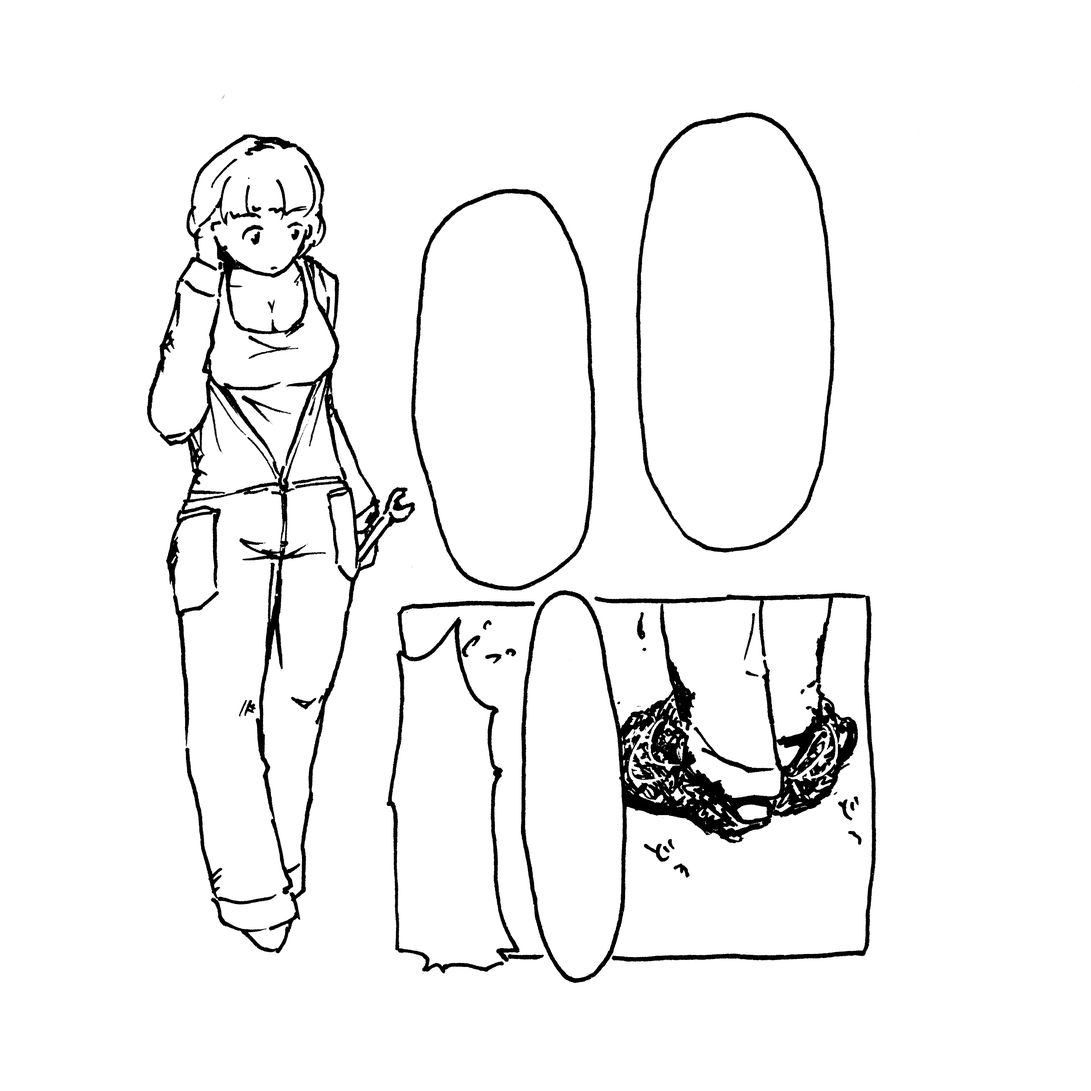
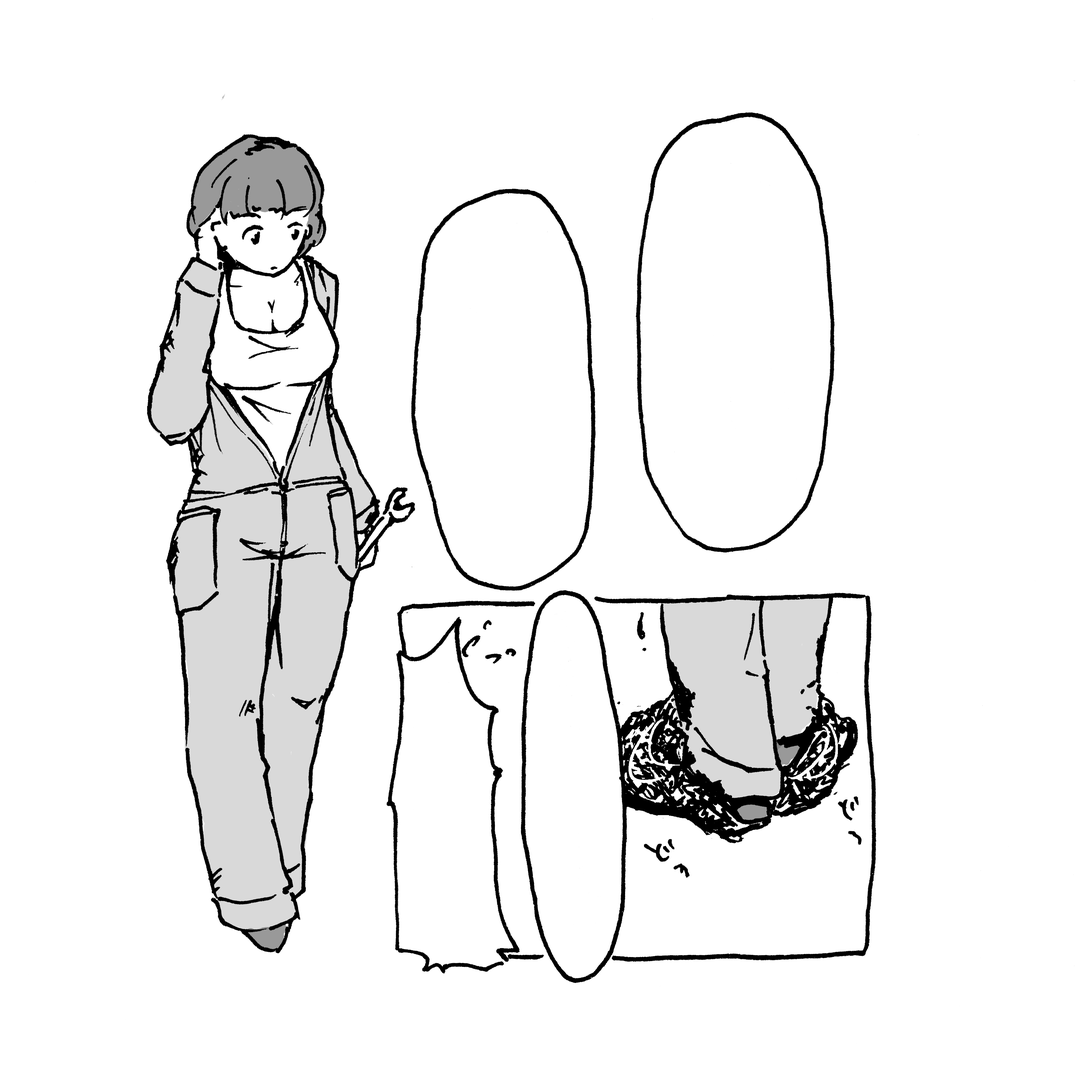
Layer changes from the first 1091x1091 image to the second:
added layer "レイヤー 2" (15%) above "レイヤー 1" over [150, 259, 834, 932]
added layer "レイヤー 1" (40%) above "背景" over [187, 134, 805, 952]
added layer "背景" over [150, 134, 834, 952]
